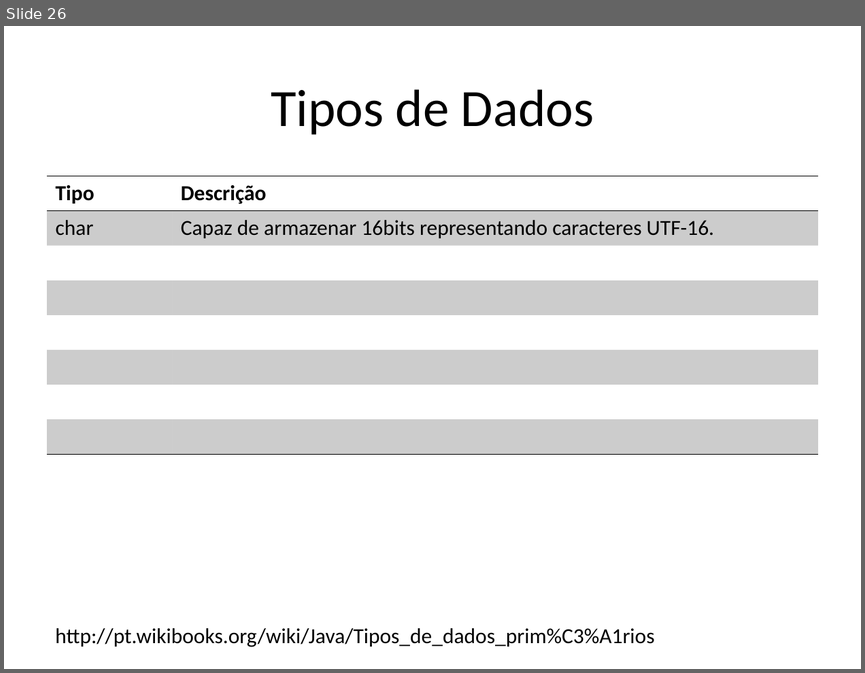
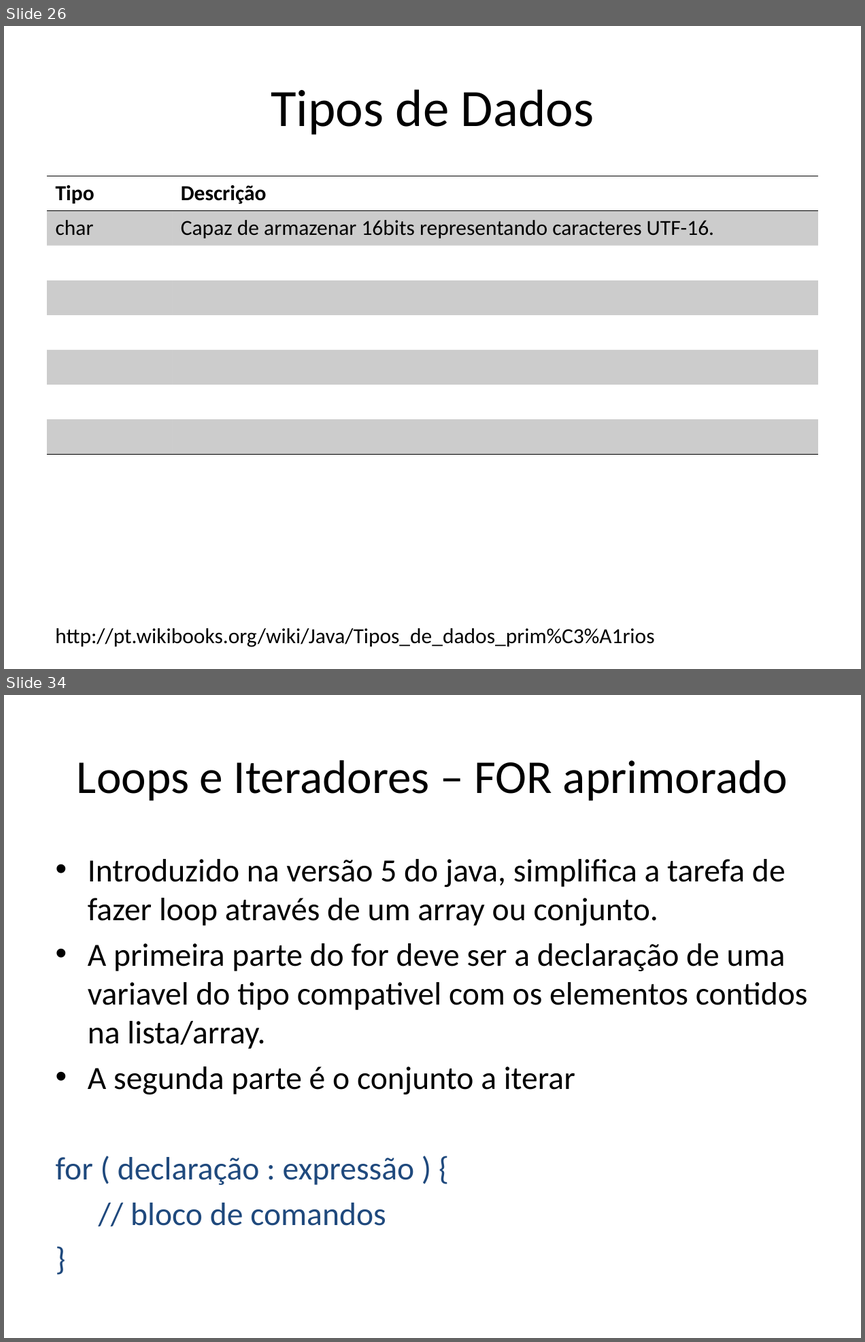
Before and after one commit to renanlessa/CursoJava, a slide deck: Documentos/Curso Java.pptx. Shown one above the other, each under a label of ours: slide 26 before the commit, slides 26 and 34 after it; the slides between them are not shown. The pictures are 865x673 and 865x1342 pixels, drawn with LibreOffice and Linux fonts; fonts in the diff are those of the drawing. Boxes give left, top, right and bottom in pixels: in the first picture for what was removed or moved away, otherwise in the second. Text is boxed around its words. In the diff, an @@ line names an element or a change of style, - is before the commit and + after.

Commit message:
Termino primeira semana do curso

```diff
--- a/Documentos/Curso Java.pptx
+++ b/Documentos/Curso Java.pptx
@@ slide 34 added at <box>4,695,861,1338</box>, background #FFFFFF @@
@@ title added at <box>77,760,787,801</box>, 39.6 pt, text #000000 @@
+Loops e Iteradores – FOR aprimorado
@@ text added at <box>56,859,808,1225</box>, 27.2 pt, text #000000 @@
+• Introduzido na versão 5 do java, simplifica a tarefa de fazer loop através de um array ou conjunto.
+• A primeira parte do for deve ser a declaração de uma variavel do tipo compativel com os elementos contidos na lista/array.
+• A segunda parte é o conjunto a iterar
+for ( declaração : expressão ) {
+// bloco de comandos
+}
```
Also in this commit, not shown: 1 slide changed, 9 other slides added, 21 other files.
